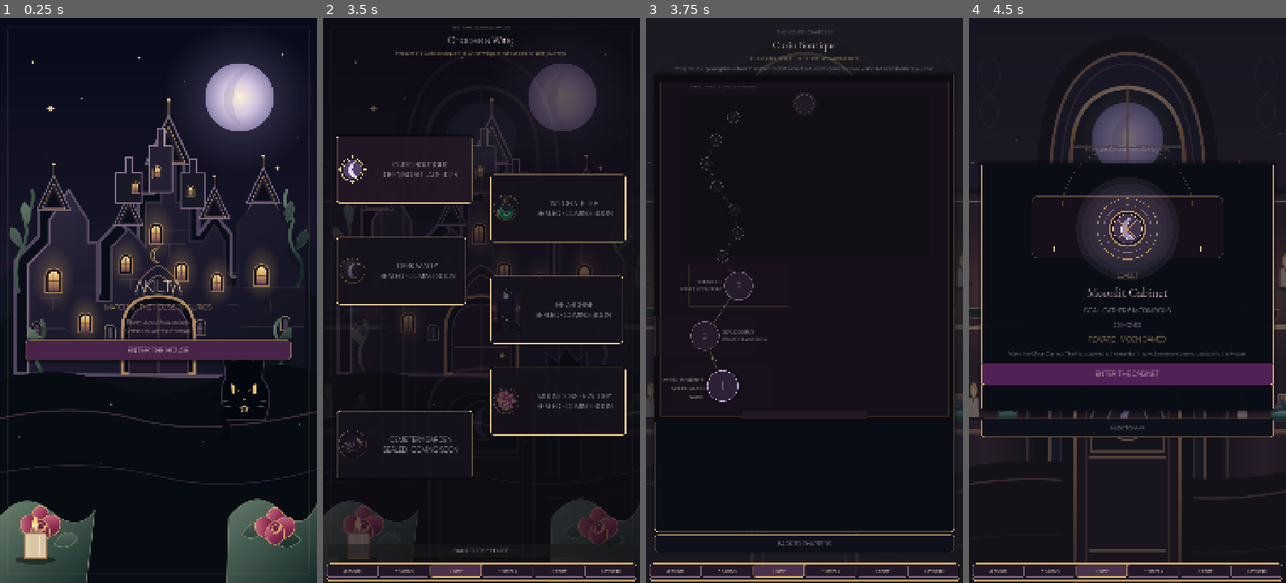
Above: before the commit, frames 1-4 (left to right).
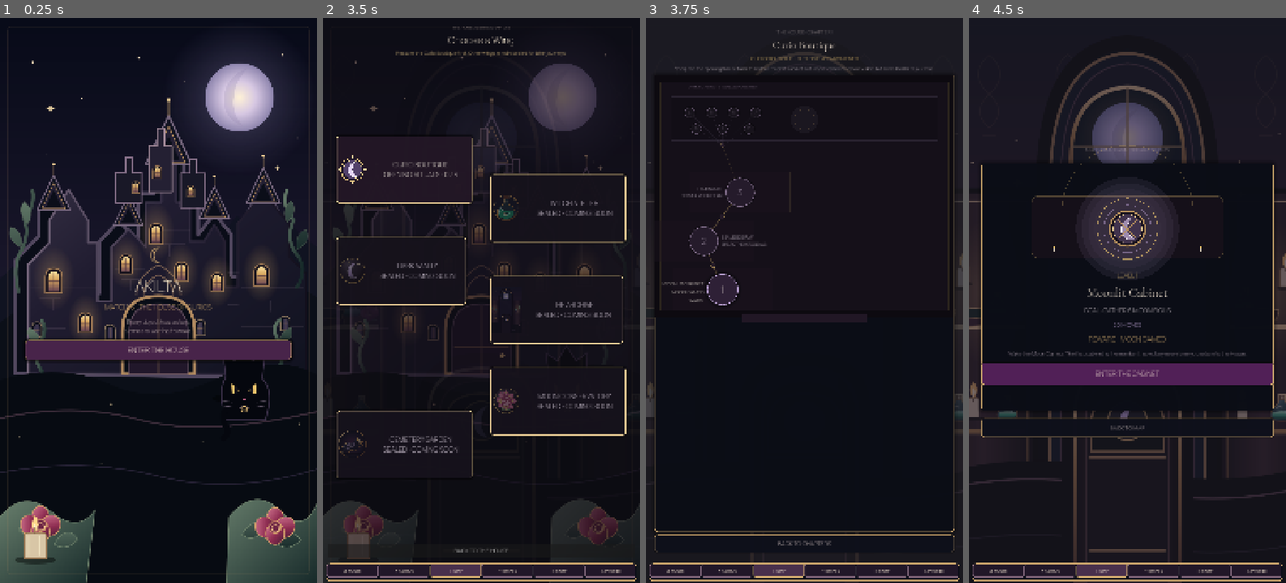
Above: after the commit, the same moments.

Repository: Jay-prodesign/akilta-match3
Game: Godot game, scene res://src/app/app_bootstrap.tscn
Same seed, same stepped clock (60 frames per second), same inputs: the game is played once before the commit and once after it.
Inputs:
- Up to frame 1 (0.25 s): no input
- Up to frame 2 (3.5 s): click "ENTER THE HOUSE" at 0.5 s; click "RELIQUARY · 0 / 3" at 1.25 s; click "⌂ HOUSE" at 2 s; click "OPEN CURIO MAP" at 2.75 s
- Up to frame 3 (3.75 s): click "CURIO BOUTIQUE OPENING RITUAL…" at 3.5 s
- Up to frame 4 (4.5 s): click "1" at 4.25 s

Frames 1-2 are identical in both runs. In frame 3, 3.2% of the frame differs, in the area x 2-96%, y 13-72%; in frame 4, nothing differs.

Commit message:
product: collapse future map levels into one sealed cabinet cluster

Diff:
--- a/src/ui/map/chapter_map.tscn
+++ b/src/ui/map/chapter_map.tscn
@@ -91,7 +91,7 @@
 vertical_scroll_mode = 1
 
 [node name="RouteView" type="Control" parent="Layout/RoutePanel/Scroll"]
-custom_minimum_size = Vector2(460, 1180)
+custom_minimum_size = Vector2(460, 820)
 layout_mode = 2
 size_flags_horizontal = 3
 mouse_filter = 0
--- a/src/ui/map/chapter_route_view.gd
+++ b/src/ui/map/chapter_route_view.gd
@@ -12,7 +12,7 @@
 @export var visible_route_levels: int = 10
 @export var route_width: float = 460.0
 @export var top_margin: float = 120.0
-@export var bottom_margin: float = 125.0
+@export var bottom_margin: float = 92.0
 
 var progress
 var _level_buttons: Dictionary = {}
@@ -44,7 +44,7 @@
 	_level_labels.clear()
 	_centers.clear()
 
-	var content_height := 1180.0
+	var content_height := 820.0
 	custom_minimum_size = Vector2(route_width, content_height)
 	size = custom_minimum_size
 
@@ -64,7 +64,7 @@
 
 		var button := Button.new()
 		button.name = "Level%d" % level_number
-		var diameter := 108.0 if level_number == 1 else (100.0 if level_number <= 3 else 42.0)
+		var diameter := 108.0 if level_number == 1 else (100.0 if level_number <= 3 else 36.0)
 		button.position = center - Vector2.ONE * diameter * 0.5
 		button.size = Vector2.ONE * diameter
 		button.focus_mode = Control.FOCUS_ALL
@@ -99,14 +99,16 @@
 		1:
 			return Vector2(route_width * 0.50, base_y)
 		2:
-			return Vector2(route_width * 0.37, base_y - 170.0)
+			return Vector2(route_width * 0.36, base_y - 165.0)
 		3:
-			return Vector2(route_width * 0.62, base_y - 340.0)
+			return Vector2(route_width * 0.63, base_y - 330.0)
 		_:
-			var future_index := float(level_number - 4)
-			var x := route_width * 0.50 + sin(future_index * 1.17) * 55.0
-			var y := base_y - 440.0 - future_index * 79.0
-			return Vector2(x, y)
+			# Future Levels 4–10 remain present for progression contracts, but read as
+			# one sealed upper-cabinet cluster rather than a second competing journey.
+			var future_index := level_number - 4
+			if future_index < 4:
+				return Vector2(117.5 + float(future_index) * 75.0, 126.0)
+			return Vector2(140.0 + float(future_index - 4) * 90.0, 182.0)
 
 func _request(level_number: int) -> void:
 	if level_number <= canonical_level_cap and (progress == null or level_number <= int(progress.highest_level_unlocked)):
@@ -148,7 +150,7 @@
 func _apply_node_style(button: Button, completed: bool, open: bool) -> void:
 	var box := StyleBoxFlat.new()
 	var level_number := int(button.name.trim_prefix("Level"))
-	var radius := 54 if level_number == 1 else (50 if level_number <= 3 else 21)
+	var radius := 54 if level_number == 1 else (50 if level_number <= 3 else 18)
 	box.set_corner_radius_all(radius)
 	box.set_border_width_all(3 if level_number <= 3 else 1)
 	box.shadow_color = Color(0, 0, 0, 0.46)
@@ -175,7 +177,7 @@
 	button.add_theme_stylebox_override("disabled", box)
 	button.add_theme_color_override("font_color", BONE if open else Color("#B8A8BC"))
 	button.add_theme_color_override("font_disabled_color", Color("#8D7F93"))
-	button.add_theme_font_size_override("font_size", 34 if level_number == 1 else (29 if level_number <= 3 else 13))
+	button.add_theme_font_size_override("font_size", 34 if level_number == 1 else (29 if level_number <= 3 else 11))
 
 func _draw() -> void:
 	var content := Rect2(Vector2.ZERO, size)
@@ -185,24 +187,30 @@
 	draw_rect(wall, Color("#151019"), true)
 	draw_rect(wall, Color(GOLD, 0.15), false, 2.0)
 
-	var future_zone := Rect2(82.0, 70.0, size.x - 164.0, 545.0)
+	var future_zone := Rect2(54.0, 72.0, size.x - 108.0, 150.0)
 	draw_rect(future_zone, Color("#110E15", 0.72), true)
 	draw_rect(future_zone, Color(LILAC, 0.13), false, 1.2)
 
-	var moon_center := Vector2(size.x * 0.50, 96.0)
-	draw_circle(moon_center, 40.0, Color(LILAC, 0.08))
-	draw_arc(moon_center, 31.0, 0.0, TAU, 42, Color(GOLD, 0.26), 1.7)
-
-	for level_number in range(1, visible_route_levels):
+	var moon_center := Vector2(size.x * 0.50, 150.0)
+	draw_circle(moon_center, 46.0, Color(LILAC, 0.055))
+	draw_arc(moon_center, 35.0, 0.0, TAU, 42, Color(GOLD, 0.20), 1.5)
+
+	# The authored opening path gets the visual weight. Future content is a compact
+	# sealed cluster, not seven more equally important steps.
+	for level_number in range(1, 3):
 		var a := get_level_center(level_number)
 		var b := get_level_center(level_number + 1)
-		var route_color := Color(GOLD, 0.42 if level_number < 3 else 0.12)
-		var width := 4.0 if level_number < 3 else 1.5
-		draw_line(a, b, route_color, width, true)
+		draw_line(a, b, Color(GOLD, 0.46), 4.0, true)
 		var p := a.lerp(b, 0.5)
-		var seal_radius := 8.0 if level_number < 3 else 4.0
-		draw_circle(p, seal_radius, PLUM)
-		draw_arc(p, seal_radius, 0.0, TAU, 18, Color(GOLD, 0.48 if level_number < 3 else 0.18), 1.2)
+		draw_circle(p, 8.0, PLUM)
+		draw_arc(p, 8.0, 0.0, TAU, 18, Color(GOLD, 0.52), 1.2)
+
+	var future_hub := Vector2(route_width * 0.50, 238.0)
+	draw_line(get_level_center(3), future_hub, Color(GOLD, 0.16), 1.8, true)
+	draw_circle(future_hub, 7.0, PLUM)
+	draw_arc(future_hub, 7.0, 0.0, TAU, 18, Color(GOLD, 0.30), 1.2)
+	for level_number in range(4, visible_route_levels + 1):
+		draw_line(future_hub, get_level_center(level_number), Color(LILAC, 0.075), 1.0, true)
 
 	for level_number in range(1, 4):
 		var center := get_level_center(level_number)
--- a/tests/visual/capture_three_level_progression.gd
+++ b/tests/visual/capture_three_level_progression.gd
@@ -155,6 +155,13 @@
 		_fail(app, "Chapter map missing before Level %d" % level_number)
 		return false
 	var map = app.current_screen()
+	var route_view = map.get_node_or_null("Layout/RoutePanel/Scroll/RouteView")
+	if route_view == null:
+		_fail(app, "Chapter route view missing before Level %d" % level_number)
+		return false
+	if route_view.get_level_center(10).y >= 230.0 or route_view.get_level_center(3).y <= 300.0:
+		_fail(app, "Future cabinets must stay compact above the authored opening trio")
+		return false
 	var level_button: Button = map.get_level_button(level_number)
 	if level_button == null or level_button.disabled:
 		_fail(app, "Level %d is not progression-unlocked" % level_number)
Not shown, changed: .github/workflows/level1-web.yml
Not shown, changed: .github/workflows/p0-headless.yml
Not shown, changed: .github/workflows/p0-visual.yml
